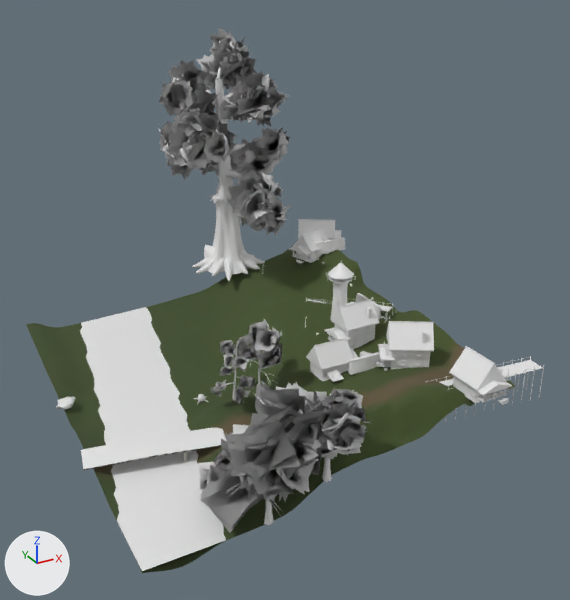
A saved change to the glTF model eloria-assets/maps/nymara-regions/amberwood/chunks/04_05/world.glb.
Before and after are seen from a 50 mm lens placed at (-159.8, -155.8, 133.4), pointed at (-69.6, 8.1, 51.4). Every picture has the same lights, and +X, +Y and +Z are marked at lower left. The older version comes first. Where no turn or scale is listed for an object, it has been applied to the vertices. Vertices at exactly the same position are counted once.

The older version as bpy lines, for what is in view:
```python
ob_grove_00022_tree_0862_amber_oak_canopy = bpy.data.objects.new('Grove_00022_Tree_0862_amber_oak_Canopy', me_tree_amber_oak_v2_low_canopy)
ob_grove_00022_tree_0862_amber_oak_canopy.parent = ob_amberwood_grove_00022_tree_0862_amber_oak_canopy_worldplacement
ob_grove_00022_tree_0862_amber_oak_canopy.location = (90.04, -36.08, 19.19)
ob_grove_00022_tree_0862_amber_oak_canopy.rotation_euler = (0.0, 0.0, -1.396)  # degrees (0, 0, -80)
ob_grove_00022_tree_0862_amber_oak_canopy.scale = (1.06, 1.06, 1.06)
ob_grove_00022_tree_0862_amber_oak_wood = bpy.data.objects.new('Grove_00022_Tree_0862_amber_oak_Wood', me_tree_amber_oak_v2_low_wood)
ob_grove_00022_tree_0862_amber_oak_wood.parent = ob_amberwood_grove_00022_tree_0862_amber_oak_wood_worldplacement
ob_grove_00022_tree_0862_amber_oak_wood.location = (90.04, -36.08, 19.19)
ob_grove_00022_tree_0862_amber_oak_wood.rotation_euler = (0.0, 0.0, -1.396)  # degrees (0, 0, -80)
ob_grove_00022_tree_0862_amber_oak_wood.scale = (1.06, 1.06, 1.06)
ob_grove_00023_tree_0782_amber_oak_canopy = bpy.data.objects.new('Grove_00023_Tree_0782_amber_oak_Canopy', me_tree_amber_oak_v2_low_canopy)
ob_grove_00023_tree_0782_amber_oak_canopy.parent = ob_amberwood_grove_00023_tree_0782_amber_oak_canopy_worldplacement
ob_grove_00023_tree_0782_amber_oak_canopy.location = (143.1, -19.02, 27.59)
ob_grove_00023_tree_0782_amber_oak_canopy.rotation_euler = (0.0, 0.0, -2.367)  # degrees (0, 0, -136)
ob_grove_00023_tree_0782_amber_oak_canopy.scale = (1.08, 1.08, 1.08)
ob_grove_00023_tree_0782_amber_oak_wood = bpy.data.objects.new('Grove_00023_Tree_0782_amber_oak_Wood', me_tree_amber_oak_v2_low_wood)
ob_grove_00023_tree_0782_amber_oak_wood.parent = ob_amberwood_grove_00023_tree_0782_amber_oak_wood_worldplacement
ob_grove_00023_tree_0782_amber_oak_wood.location = (143.1, -19.02, 27.59)
ob_grove_00023_tree_0782_amber_oak_wood.rotation_euler = (0.0, 0.0, -2.367)  # degrees (0, 0, -136)
ob_grove_00023_tree_0782_amber_oak_wood.scale = (1.08, 1.08, 1.08)
ob_grove_00024_tree_0389_amber_oak_canopy = bpy.data.objects.new('Grove_00024_Tree_0389_amber_oak_Canopy', me_tree_amber_oak_v2_mid_canopy)
ob_grove_00024_tree_0389_amber_oak_canopy.location = (-83.5, -36.0, 29.0)
ob_grove_00024_tree_0389_amber_oak_wood = bpy.data.objects.new('Grove_00024_Tree_0389_amber_oak_Wood', me_tree_amber_oak_v2_mid_wood)
ob_grove_00024_tree_0389_amber_oak_wood.parent = ob_amberwood_grove_00024_tree_0389_amber_oak_wood_worldplacement
ob_grove_00024_tree_0389_amber_oak_wood.location = (144.7, 86.83, 42.68)
ob_grove_00024_tree_0389_amber_oak_wood.rotation_euler = (0.0, 0.0, -0.576)  # degrees (0, 0, -33)
ob_grove_00024_tree_0389_amber_oak_wood.scale = (1.04, 1.04, 1.04)
ob_walk_continentalbridgeunion_002_amberwood = bpy.data.objects.new('Walk_ContinentalBridgeUnion_002_amberwood', me_walk_continentalbridgeunion_002_amberwood)
ob_walk_continentalbridgeunion_002_amberwood.location = (-510.0, 540.0, 0.0)
ob_woodlandfloor_0003_leafdrift_0170 = bpy.data.objects.new('WoodlandFloor_0003_LeafDrift_0170', me_leafdrift_3)
ob_woodlandfloor_0003_leafdrift_0170.location = (-125.0, 22.3, 29.4)
ob_woodlandfloor_0006_stump_0046 = bpy.data.objects.new('WoodlandFloor_0006_Stump_0046', me_stump_1)
ob_woodlandfloor_0006_stump_0046.location = (-92.4, 12.4, 26.2)
# also in view: 'Grove_00008_Tree_0546_pale_birch_Canopy' at (-79.3, 5.0, 41.1); 'Terrain_amberwood_04_05' at (-78.0, 12.0, 33.1); 'Landmark_HollowTreeHall__foliage_amber' at (-60.9, 60.6, 84.8); 'Landmark_Watchtower_7' at (-46.3, 17.9, 45.5); 'Landmark_Building_Lodge_17__shingles' at (-48.8, 7.8, 41.9)
```
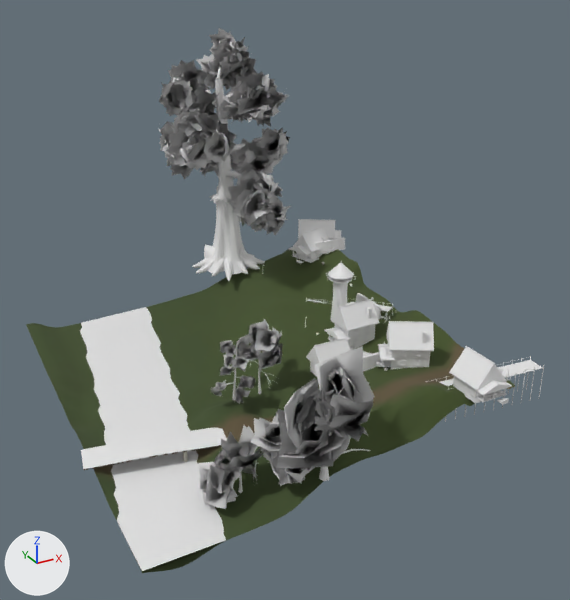
Not visible in the pictures: 'Grove_00023_Tree_0782_amber_oak_Wood', 'Grove_00021_Tree_0986_amber_oak_Wood', 'WoodlandFloor_0015_Mushrooms_0097'.

Location of each change, [x1, y1, x2, y2] in pixels of the pictures (570 x 600 px):
'Grove_00022_Tree_0321_gold_oak_Canopy', added
    after: [276, 346, 375, 469]
'Grove_00022_Tree_0862_amber_oak_Canopy', deleted
    before: [200, 419, 319, 533]
'Grove_00023_Tree_0782_amber_oak_Canopy', deleted
    before: [243, 380, 338, 459]
'Grove_00024_Tree_0389_amber_oak_Canopy', deleted
    before: [286, 388, 370, 475]
'Grove_00021_Tree_0986_amber_oak_Canopy', added
    after: [251, 409, 315, 486]
'Grove_00024_Tree_0389_amber_oak_Wood', reshaped, moved, turned, rescaled (mostly hidden)
    before: [322, 422, 352, 482]
    after: [319, 387, 371, 481]
'WoodlandFloor_0003_LeafDrift_0170', deleted
    before: [56, 396, 75, 409]
'Grove_00022_Tree_0862_amber_oak_Wood', deleted (mostly hidden)
    before: [264, 501, 274, 525]
'WoodlandFloor_0006_Stump_0046', deleted
    before: [194, 394, 208, 404]
part 1 of me_tree_amber_oak_v2_mid_wood, added
    after: [342, 449, 371, 454]
part 2 of me_tree_amber_oak_v2_mid_wood, reshaped (mostly hidden)
    before: [322, 439, 332, 482]
    after: [319, 467, 330, 481]
'Grove_00017_Tree_0567_dark_holly_Canopy', unchanged, uncovered by the edit
    before: [198, 462, 229, 492]
    after: [198, 462, 241, 509]

Diff of the bpy script that builds the scene:
```diff
--- a/eloria-assets/maps/nymara-regions/amberwood/chunks/04_05/world.glb.py
+++ b/eloria-assets/maps/nymara-regions/amberwood/chunks/04_05/world.glb.py
@@ me_tree_amber_oak_v2_mid_wood @@
 # used by ob_grove_00024_tree_0389_amber_oak_wood; parent = ob_amberwood_grove_00024_tree_0389_amber_oak_wood_worldplacement; location = (144.7, 86.83, 42.68); rotation_euler = (0.0, 0.0, -0.576), in degrees (0, 0, -33); scale = (1.04, 1.04, 1.04)
-me_tree_amber_oak_v2_mid_wood.from_pydata(...)  # 1492 vertices, 2118 faces; spans x -6.3..6.9, y -6.9..7.5, z 0.0..19.0
+me_tree_amber_oak_v2_mid_wood.from_pydata(...)  # 253 vertices, 398 faces; spans x -7.9..8.0, y -6.3..10.6, z 0.0..22.2
+# me_tree_amber_oak_v2_mid_wood part 1: a new loose piece of 24 vertices spanning x -1.6..0.6, y -0.5..10.6, z 4.2..7.3, in mat_bark_oak (its picture is missing)
+# me_tree_amber_oak_v2_mid_wood part 2
+# 141 vertices are removed from x -5.6..1.0, y -3.1..6.7, z 0.0..18.9
+# 246 faces are deleted
+# 49 vertices are added at x -1.1..1.1, y -1.4..1.6, z 0.0..20.4
+# 90 new faces join them
+# other edits to the shape of me_tree_amber_oak_v2_mid_wood do not show in these pictures
 me_tree_amber_oak_v2_mid_wood.materials.append(mat_bark_oak)
@@ ob_grove_00022_tree_0862_amber_oak_wood @@
-ob_grove_00022_tree_0862_amber_oak_wood = bpy.data.objects.new('Grove_00022_Tree_0862_amber_oak_Wood', me_tree_amber_oak_v2_low_wood)
@@ ob_grove_00022_tree_0862_amber_oak_canopy @@
-ob_grove_00022_tree_0862_amber_oak_canopy = bpy.data.objects.new('Grove_00022_Tree_0862_amber_oak_Canopy', me_tree_amber_oak_v2_low_canopy)
@@ ob_grove_00023_tree_0782_amber_oak_wood @@
-ob_grove_00023_tree_0782_amber_oak_wood = bpy.data.objects.new('Grove_00023_Tree_0782_amber_oak_Wood', me_tree_amber_oak_v2_low_wood)
@@ ob_grove_00023_tree_0782_amber_oak_canopy @@
-ob_grove_00023_tree_0782_amber_oak_canopy = bpy.data.objects.new('Grove_00023_Tree_0782_amber_oak_Canopy', me_tree_amber_oak_v2_low_canopy)
@@ ob_grove_00024_tree_0389_amber_oak_wood @@
 ob_grove_00024_tree_0389_amber_oak_wood = bpy.data.objects.new('Grove_00024_Tree_0389_amber_oak_Wood', me_tree_amber_oak_v2_mid_wood)
-ob_grove_00024_tree_0389_amber_oak_wood.parent = ob_amberwood_grove_00024_tree_0389_amber_oak_wood_worldplacement
-ob_grove_00024_tree_0389_amber_oak_wood.location = (144.7, 86.83, 42.68)
-ob_grove_00024_tree_0389_amber_oak_wood.rotation_euler = (0.0, 0.0, -0.576)  # degrees (0, 0, -33)
-ob_grove_00024_tree_0389_amber_oak_wood.scale = (1.04, 1.04, 1.04)
+ob_grove_00024_tree_0389_amber_oak_wood.parent = ob_amberwood_grove_00022_tree_0321_gold_oak_wood_worldplacement
+ob_grove_00024_tree_0389_amber_oak_wood.location = (196.0, 148.3, 48.53)
+ob_grove_00024_tree_0389_amber_oak_wood.rotation_euler = (0.0, 0.0, -2.013)  # degrees (0, 0, -115)
+ob_grove_00024_tree_0389_amber_oak_wood.scale = (0.938, 0.938, 0.938)
@@ ob_grove_00024_tree_0389_amber_oak_canopy @@
-ob_grove_00024_tree_0389_amber_oak_canopy = bpy.data.objects.new('Grove_00024_Tree_0389_amber_oak_Canopy', me_tree_amber_oak_v2_mid_canopy)
@@ ob_woodlandfloor_0003_leafdrift_0170 @@
-ob_woodlandfloor_0003_leafdrift_0170 = bpy.data.objects.new('WoodlandFloor_0003_LeafDrift_0170', me_leafdrift_3)
@@ ob_woodlandfloor_0006_stump_0046 @@
-ob_woodlandfloor_0006_stump_0046 = bpy.data.objects.new('WoodlandFloor_0006_Stump_0046', me_stump_1)
@@ ob_amberwood_grove_00022_tree_0321_gold_oak_wood_worldplacement @@
+ob_amberwood_grove_00022_tree_0321_gold_oak_wood_worldplacement = bpy.data.objects.new('amberwood_Grove_00022_Tree_0321_gold_oak_Wood_WorldPlacement', None)
+ob_amberwood_grove_00022_tree_0321_gold_oak_wood_worldplacement.location = (-279.8, -183.9, -19.55)
@@ ob_woodlandfloor_0015_mushrooms_0097 @@
+ob_woodlandfloor_0015_mushrooms_0097 = bpy.data.objects.new('WoodlandFloor_0015_Mushrooms_0097', me_mushrooms_0)  # 104 vertices, 176 faces; spans x -0.266..0.241, y -0.174..0.264, z 0.0..0.285; in mat_foliage_rust (its picture is missing)
+ob_woodlandfloor_0015_mushrooms_0097.location = (-93.8, -22.3, 24.4)
@@ ob_grove_00022_tree_0321_gold_oak_canopy @@
+ob_grove_00022_tree_0321_gold_oak_canopy = bpy.data.objects.new('Grove_00022_Tree_0321_gold_oak_Canopy', me_tree_gold_oak_v1_low_canopy)  # 289 vertices, 272 faces; spans x -12.7..12.7, y -12.4..13.7, z 4.1..28.9; in mat_foliage_gold (its picture is missing)
+ob_grove_00022_tree_0321_gold_oak_canopy.location = (-83.8, -35.6, 29.0)
@@ ob_grove_00021_tree_0986_amber_oak_canopy @@
+ob_grove_00021_tree_0986_amber_oak_canopy = bpy.data.objects.new('Grove_00021_Tree_0986_amber_oak_Canopy', me_tree_amber_oak_v1_low_canopy)  # 272 vertices, 256 faces; spans x -11.4..8.3, y -7.8..9.1, z 2.7..17.6; in mat_foliage_gold (its picture is missing)
+ob_grove_00021_tree_0986_amber_oak_canopy.location = (-87.7, -30.4, 25.8)
@@ ob_grove_00021_tree_0986_amber_oak_wood @@
+ob_grove_00021_tree_0986_amber_oak_wood = bpy.data.objects.new('Grove_00021_Tree_0986_amber_oak_Wood', me_tree_amber_oak_v1_low_wood)  # 224 vertices, 354 faces; spans x -6.03..3.76, y -3.35..3.99, z -0.04..13.03; in mat_bark_oak (its picture is missing)
+ob_grove_00021_tree_0986_amber_oak_wood.location = (-87.7, -30.4, 25.8)
```
